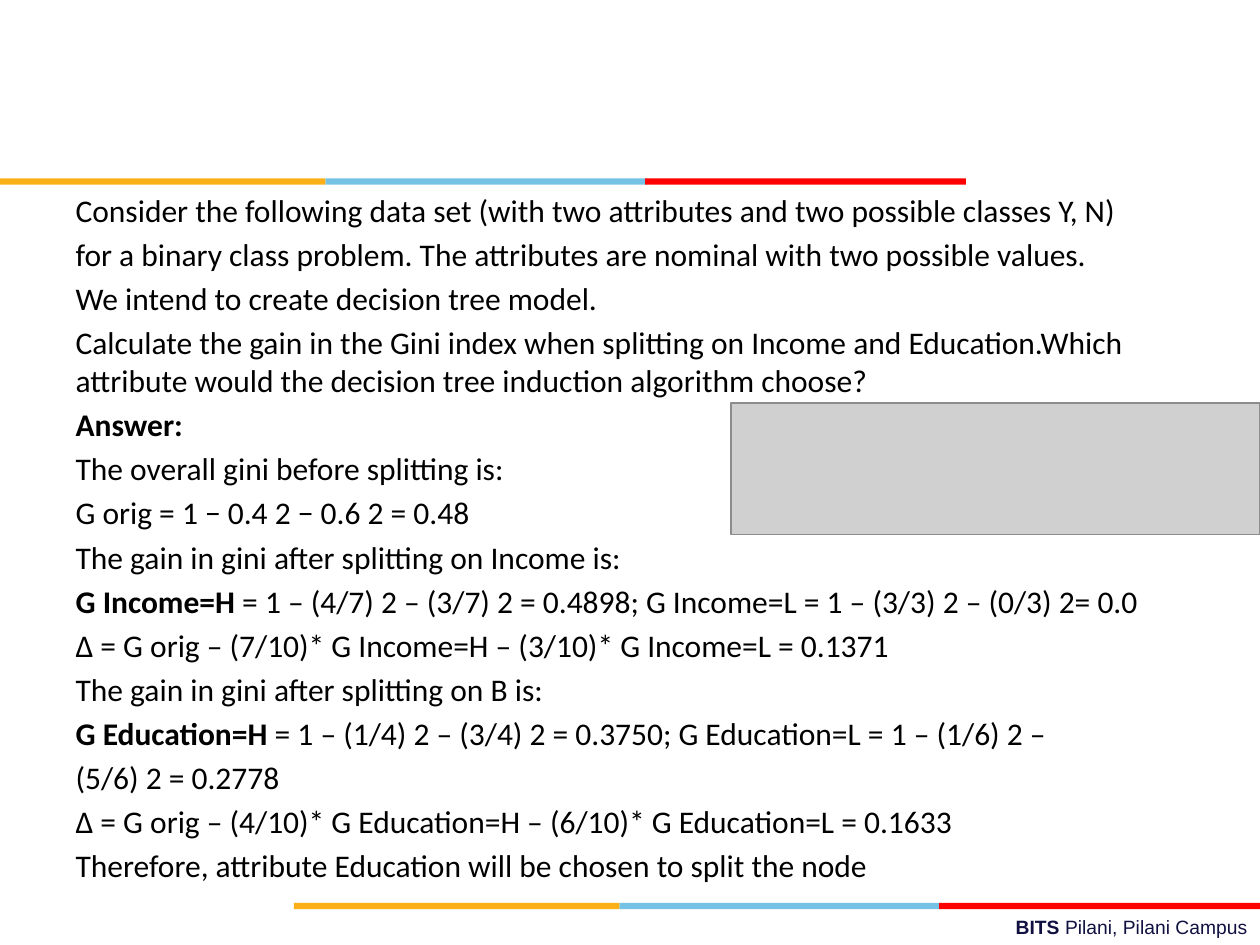
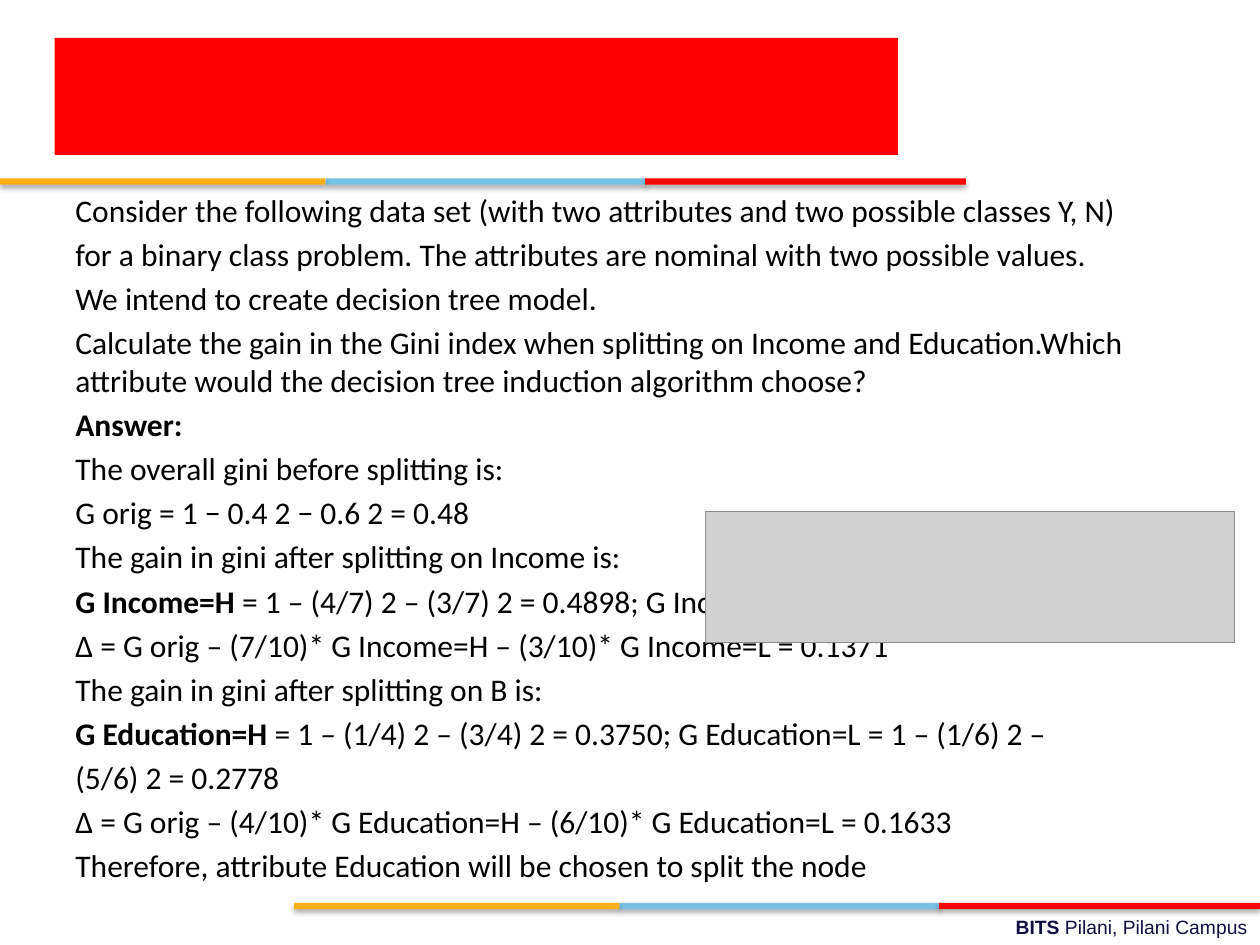
Before and after one commit to ElisonSherton/MTech_DSE, a slide deck: slide 45 of Sem1/DM/lecture_slides/Review session.pptx. Drawn at 1260x945 pixels with LibreOffice and Linux fonts; fonts in the diff are those of the drawing; grey boxes stand for pictures; background and template pictures are left out. Boxes give left, top, right and bottom in pixels: in the first picture for what was removed or moved away, otherwise in the second. Text is boxed around its words. In the diff, an @@ line names an element or a change of style, - is before the commit and + after.

```diff
--- a/Sem1/DM/lecture_slides/Review session.pptx
+++ b/Sem1/DM/lecture_slides/Review session.pptx
@@ rectangle added at box(54, 38, 897, 155), fill #FF0000 @@
@@ shadow on in 6 elements at box(620, 903, 941, 910), box(294, 903, 619, 910), box(939, 903, 1260, 910), box(325, 179, 646, 185), box(0, 179, 325, 185), box(645, 179, 966, 185) @@
@@ text "Consider the following data set ..." rewrapped from box(76, 199, 1138, 882) to box(75, 199, 1122, 882) @@
@@ picture: place and size @@
-picture at box(731, 403, 1260, 534)
+picture at box(706, 512, 1235, 643)
```
Also in this commit, not shown: 51 other slides changed, 15 other files.
